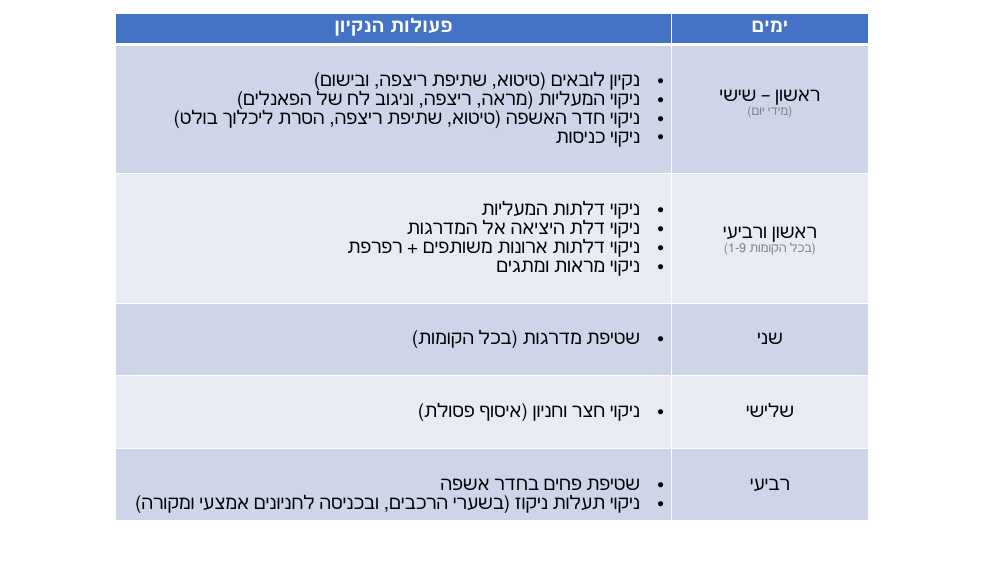
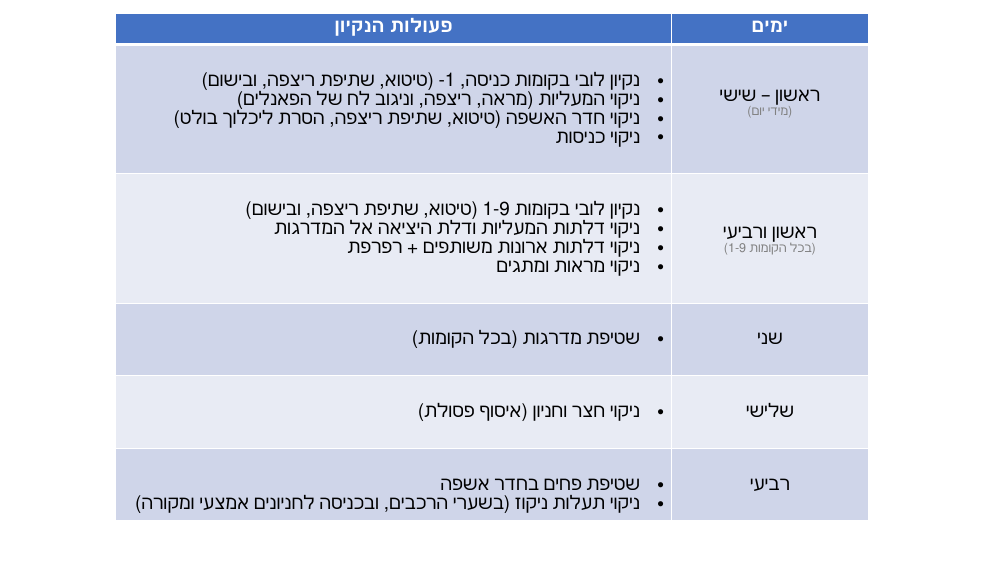
Before and after one commit to Tavori2/data, a slide deck: slide 1 of img/cleanning/לוז נקיון.pptx. Drawn at 1008x567 pixels with LibreOffice and Linux fonts; fonts in the diff are those of the drawing. Boxes give left, top, right and bottom in pixels: in the first picture for what was removed or moved away, otherwise in the second. Text is boxed around its words. In the diff, an @@ line names an element or a change of style, - is before the commit and + after.

```diff
--- a/img/cleanning/לוז נקיון.pptx
+++ b/img/cleanning/לוז נקיון.pptx
@@ table at [116,14,869,559] @@
-row 2, column 1: נקיון לובאים (טיטוא, שתיפת ריצפה, ובישום) / ניקוי המעליות (מראה, ריצפה, וניגוב לח של הפאנלים) / ניקוי חדר האשפה (טיטוא, שתיפת ריצפה, הסרת ליכלוך בולט) / ניקוי כניסות
+row 2, column 1: נקיון לובי בקומות כניסה, 1- (טיטוא, שתיפת ריצפה, ובישום) / ניקוי המעליות (מראה, ריצפה, וניגוב לח של הפאנלים) / ניקוי חדר האשפה (טיטוא, שתיפת ריצפה, הסרת ליכלוך בולט) / ניקוי כניסות
-row 3, column 1: ניקוי דלתות המעליות / ניקוי דלת היציאה אל המדרגות / ניקוי דלתות ארונות משותפים + רפרפת / ניקוי מראות ומתגים
+row 3, column 1: נקיון לובי בקומות 1-9 (טיטוא, שתיפת ריצפה, ובישום) / ניקוי דלתות המעליות ודלת היציאה אל המדרגות / ניקוי דלתות ארונות משותפים + רפרפת / ניקוי מראות ומתגים
```
Also in this commit, not shown: 1 other file.
